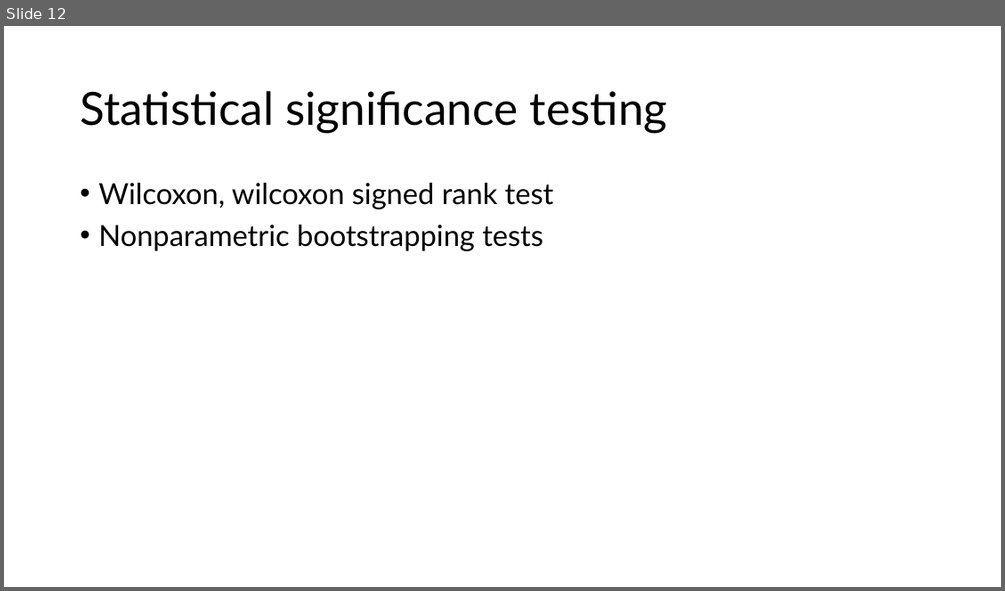
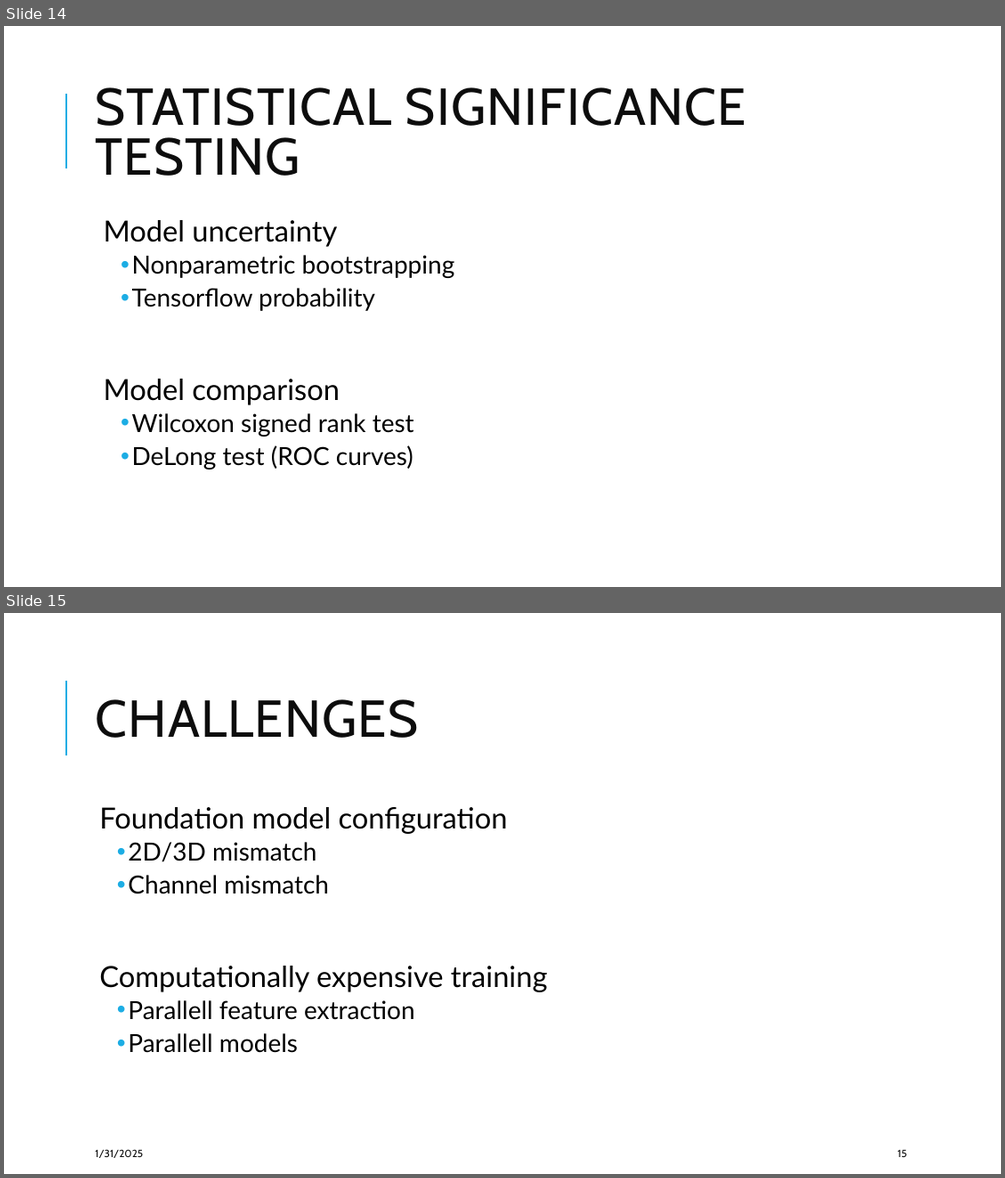
Before and after one commit to TheLaughingDuck/Master_Thesis, a slide deck: thesis_proposal_presentation.pptx. Shown one above the other, each under a label of ours: slide 12 before the commit, slides 14 and 15 after it. The pictures are 1005x591 and 1005x1178 pixels, drawn with LibreOffice and Linux fonts; fonts in the diff are those of the drawing. Boxes give left, top, right and bottom in pixels: in the first picture for what was removed or moved away, otherwise in the second. Text is boxed around its words. In the diff, an @@ line names an element or a change of style, - is before the commit and + after.

```diff
--- a/thesis_proposal_presentation.pptx
+++ b/thesis_proposal_presentation.pptx
@@ slide 15 added at box(4, 613, 1001, 1174), background #FFFFFF; not listed: 1 template element that a slide beside it also shows @@
@@ title added at box(95, 699, 418, 738), 50 pt, text #0D0D0D @@
+CHALLENGES
@@ text added at box(99, 807, 548, 1053), 24 pt, text #000000 @@
+  Foundation model configuration
+    • 2D/3D mismatch
+    • Channel mismatch
+  Computationally expensive training
+    • Parallell feature extraction
+    • Parallell models
@@ text added at box(95, 1149, 143, 1158), 10 pt, text #0D0D0D @@
+1/31/2025
@@ page number added at box(898, 1149, 906, 1157), 10 pt, text #0D0D0D @@
+15
@@ what was slide 12 is now slide 14 @@
@@ slide 14 changed as well @@
@@ line added from (66, 168) to (66, 94), #1CADE4 1.5 pt @@
@@ title at box(95, 87, 746, 176): text changed; size 44 to 50 pt; font Lato to Cabin; text colour #000000 to #0D0D0D @@
-Statistical significance testing
+STATISTICAL SIGNIFICANCE TESTING
@@ text at box(104, 220, 455, 469): text changed; size 28 to 24 pt @@
-• Wilcoxon, wilcoxon signed rank test
-• Nonparametric bootstrapping tests
+  Model uncertainty
+    • Nonparametric bootstrapping
+    • Tensorflow probability
+  Model comparison
+    • Wilcoxon signed rank test
+    • DeLong test (ROC curves)
```
Also in this commit, not shown: 4 other slides changed, 10 other slides added, 8 slides removed.
